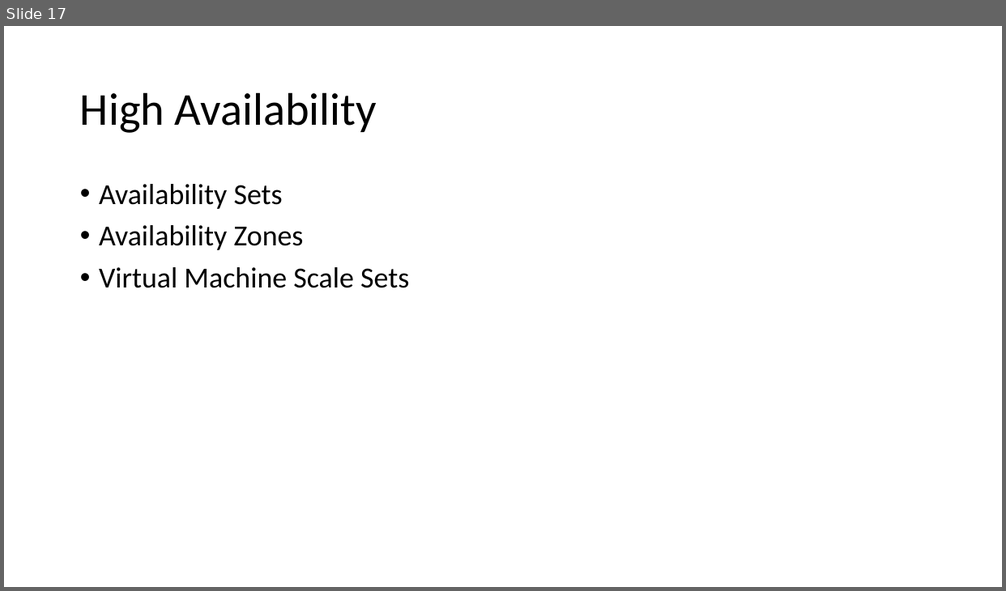
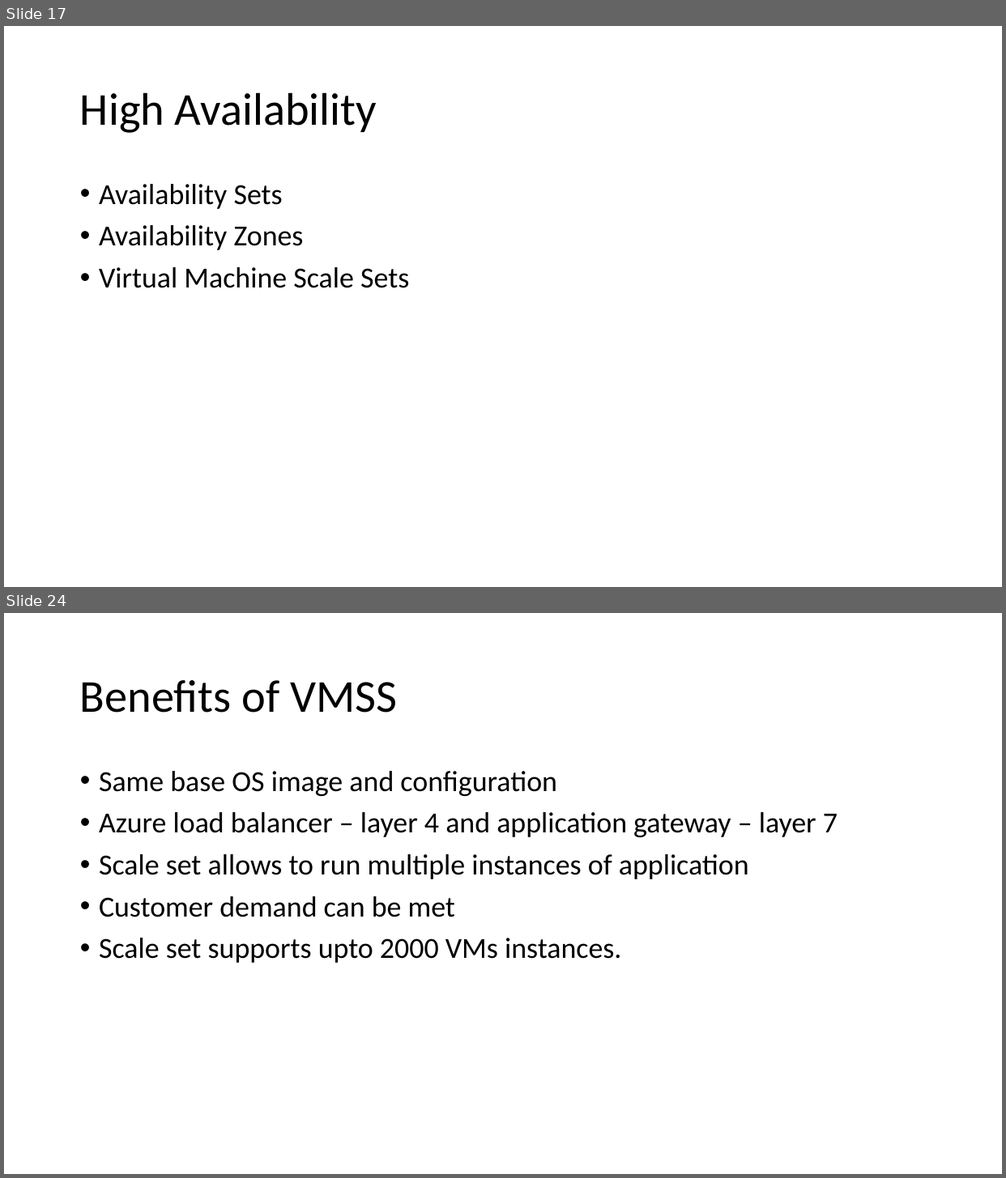
Before and after one commit to aswini-roy/Az104-D, a slide deck: Azure Virtual Machines.pptx. Shown one above the other, each under a label of ours: slide 17 before the commit, slides 17 and 24 after it; the slides between them are not shown. The pictures are 1006x591 and 1006x1178 pixels, drawn with LibreOffice and Linux fonts; fonts in the diff are those of the drawing. Boxes give left, top, right and bottom in pixels: in the first picture for what was removed or moved away, otherwise in the second. Text is boxed around its words. In the diff, an @@ line names an element or a change of style, - is before the commit and + after.

Commit message:
Day 4 and 5

```diff
--- a/Azure Virtual Machines.pptx
+++ b/Azure Virtual Machines.pptx
@@ slide 24 added at (4, 613, 1002, 1174), background #FFFFFF @@
@@ title added at (80, 680, 397, 713), 44 pt, text #000000 @@
+Benefits of VMSS
@@ text added at (99, 771, 837, 963), 28 pt, text #000000 @@
+• Same base OS image and configuration
+• Azure load balancer – layer 4 and application gateway – layer 7
+• Scale set allows to run multiple instances of application
+• Customer demand can be met
+• Scale set supports upto 2000 VMs instances.
```
Also in this commit, not shown: 8 other slides added.
